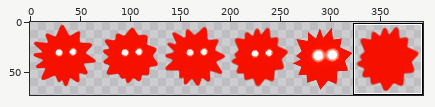
Two states of a sprite sheet, core/assets/virus.png. Above: a wide view before the commit, with the close-up outlined.
Close-up. Earlier state:
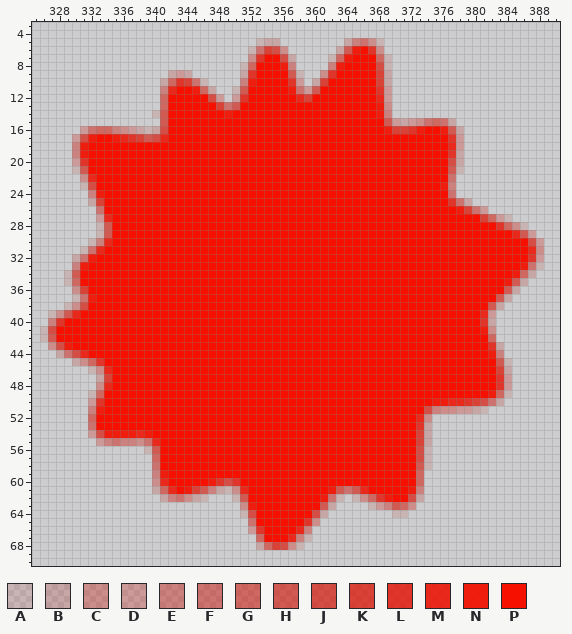
The file is 394x73 pixels. Pixels under 10% opacity are left out. Colours within 5 levels of each other are drawn and written as one. Shown: x 325..390, y 3..70. The wide view leaves out empty margins. The commit also changed other parts of the picture, which this record leaves out.
Palette (. is transparent): A #ad0f0022  B #af0a0033  C #c60f0055  D #c70f0044  E #c80f0066  F #ce0d0077  G #d00f0088  H #d40d0099  J #d70e00aa  K #dc0f00bb  L #e50f00cc  M #ed1000dd  N #f11000ee  P #f61000
Pixels before (only the part around the change), first column x 325:
 3 ..................................................................
 4 ..................................................................
 5 ............................ABB........BEFCA......................
 6 ...........................AFKJC......BHNPLC......................
 7 ...........................CLPPJB....AGNPPPGA.....................
 8 ..........................AGPPPNE....ENPPPPJA.....................
 9 .................BDB......BLPPPPHA..CLPPPPPKB.....................
10 ................BGLKFA....ENPPPPLD.BKPPPPPPKB.....................
11 ................EMPPNGB..AHPPPPPNFDHPPPPPPPLD.....................
12 ................GPPPPPJD.DLPPPPPPMKPPPPPPPPMD.....................
13 ................GPPPPPPKFHPPPPPPPPPPPPPPPPPNC.....................
14 ...............AHPPPPPPPNPPPPPPPPPPPPPPPPPPNE.....................
15 ................HPPPPPPPPPPPPPPPPPPPPPPPPPPPHDBDCFGFB.............
16 ......DFGGECDBABJPPPPPPPPPPPPPPPPPPPPPPPPPPPNKKLNPPNHB............
17 .....DJNPPNMLKHJMPPPPPPPPPPPPPPPPPPPPPPPPPPPPPPPPPPPLD............
18 .....ENPPPPPPPPPPPPPPPPPPPPPPPPPPPPPPPPPPPPPPPPPPPPPMD............
19 .....ENPPPPPPPPPPPPPPPPPPPPPPPPPPPPPPPPPPPPPPPPPPPPPLB............
20 .....DLPPPPPPPPPPPPPPPPPPPPPPPPPPPPPPPPPPPPPPPPPPPPPJB............
21 .....AHPPPPPPPPPPPPPPPPPPPPPPPPPPPPPPPPPPPPPPPPPPPPPHA............
22 ......CMPPPPPPPPPPPPPPPPPPPPPPPPPPPPPPPPPPPPPPPPPPPPF.............
23 ......AJPPPPPPPPPPPPPPPPPPPPPPPPPPPPPPPPPPPPPPPPPPPNE.............
24 .......ENPPPPPPPPPPPPPPPPPPPPPPPPPPPPPPPPPPPPPPPPPPPF.............
25 .......BKPPPPPPPPPPPPPPPPPPPPPPPPPPPPPPPPPPPPPPPPPPPLFB...........
26 ........FPPPPPPPPPPPPPPPPPPPPPPPPPPPPPPPPPPPPPPPPPPPPNKFD.........
27 ........DMPPPPPPPPPPPPPPPPPPPPPPPPPPPPPPPPPPPPPPPPPPPPPPKGDA......
28 ........AHPPPPPPPPPPPPPPPPPPPPPPPPPPPPPPPPPPPPPPPPPPPPPPPPLGCA....
29 ........AHPPPPPPPPPPPPPPPPPPPPPPPPPPPPPPPPPPPPPPPPPPPPPPPPPPMHD...
30 .......AEMPPPPPPPPPPPPPPPPPPPPPPPPPPPPPPPPPPPPPPPPPPPPPPPPPPPPJD..
31 ......AFMPPPPPPPPPPPPPPPPPPPPPPPPPPPPPPPPPPPPPPPPPPPPPPPPPPPPPMC..
32 .....BFNPPPPPPPPPPPPPPPPPPPPPPPPPPPPPPPPPPPPPPPPPPPPPPPPPPPPPPLD..
33 .....ENPPPPPPPPPPPPPPPPPPPPPPPPPPPPPPPPPPPPPPPPPPPPPPPPPPPPPPNFA..
34 ....AHPPPPPPPPPPPPPPPPPPPPPPPPPPPPPPPPPPPPPPPPPPPPPPPPPPPPPPNGB...
35 ....AGPPPPPPPPPPPPPPPPPPPPPPPPPPPPPPPPPPPPPPPPPPPPPPPPPPPPPNHB....
36 .....CKPPPPPPPPPPPPPPPPPPPPPPPPPPPPPPPPPPPPPPPPPPPPPPPPPPPPHB.....
37 .....AFNPPPPPPPPPPPPPPPPPPPPPPPPPPPPPPPPPPPPPPPPPPPPPPPPPPHB......
38 ....ACJPPPPPPPPPPPPPPPPPPPPPPPPPPPPPPPPPPPPPPPPPPPPPPPPPPHB.......
39 ..ACHMPPPPPPPPPPPPPPPPPPPPPPPPPPPPPPPPPPPPPPPPPPPPPPPPPPMD........
40 ..ELPPPPPPPPPPPPPPPPPPPPPPPPPPPPPPPPPPPPPPPPPPPPPPPPPPPPLB........
41 .AJPPPPPPPPPPPPPPPPPPPPPPPPPPPPPPPPPPPPPPPPPPPPPPPPPPPPPNC........
42 .AHPPPPPPPPPPPPPPPPPPPPPPPPPPPPPPPPPPPPPPPPPPPPPPPPPPPPPPG........
43 ..CJNPPPPPPPPPPPPPPPPPPPPPPPPPPPPPPPPPPPPPPPPPPPPPPPPPPPPLB.......
44 ...BFJMPPPPPPPPPPPPPPPPPPPPPPPPPPPPPPPPPPPPPPPPPPPPPPPPPPNE.......
45 .....BCGLPPPPPPPPPPPPPPPPPPPPPPPPPPPPPPPPPPPPPPPPPPPPPPPPPHA......
46 .......ACMPPPPPPPPPPPPPPPPPPPPPPPPPPPPPPPPPPPPPPPPPPPPPPPPKB......
47 ........BKPPPPPPPPPPPPPPPPPPPPPPPPPPPPPPPPPPPPPPPPPPPPPPPPLD......
48 ........CMPPPPPPPPPPPPPPPPPPPPPPPPPPPPPPPPPPPPPPPPPPPPPPPPLD......
49 .......AGPPPPPPPPPPPPPPPPPPPPPPPPPPPPPPPPPPPPPPPPPPPPPPPPNGA......
50 .......DLPPPPPPPPPPPPPPPPPPPPPPPPPPPPPPPPPPPPPPPPPNNMMLKJFB.......
51 .......ENPPPPPPPPPPPPPPPPPPPPPPPPPPPPPPPPPPPPPPPPJECCDDBA.........
52 .......GPPPPPPPPPPPPPPPPPPPPPPPPPPPPPPPPPPPPPPPPMC................
53 .......FPPPPPPPPPPPPPPPPPPPPPPPPPPPPPPPPPPPPPPPPLB................
54 .......DJNNNNMNPPPPPPPPPPPPPPPPPPPPPPPPPPPPPPPPPKB................
55 ........DEFEECFMPPPPPPPPPPPPPPPPPPPPPPPPPPPPPPPPKB................
56 ..............AHPPPPPPPPPPPPPPPPPPPPPPPPPPPPPPPPJA................
57 ...............GPPPPPPPPPPPPPPPPPPPPPPPPPPPPPPPPJA................
58 ...............FPPPPPPPPPPPPPPPPPPPPPPPPPPPPPPPPHA................
59 ...............ENPPPPPPPPPPPPPPPPPPPPPPPPPPPPPPPG.................
60 ...............CMPPPPPNLJLPPPPPPPPPPPPPPPPPPPPPPG.................
61 ...............BGMPNKHEBACMPPPPPPPPPPNHFHMPPPPPNE.................
62 ................BEFCBA...AHPPPPPPPPPNFA.ACGLNPPJB.................
63 ..........................CNPPPPPPPPHB....ADEHGC..................
64 ..........................AJPPPPPPPJB........AA...................
65 ...........................FPPPPPPLC..............................
66 ...........................DLPPPPME...............................
67 ............................GPPPMEA...............................
68 ............................BGKJCA................................
69 ..................................................................
70 ..................................................................
Now the later version:
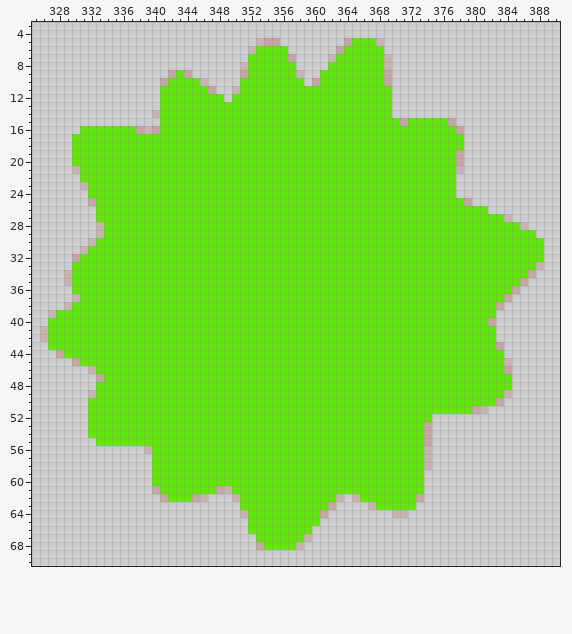
The exact change:
colour P: #f61000 -> #63e60c
Changed rows in their new state; - is a pixel that keeps its letter.
first column x 327:
 5 --------------------------------------PPP---------------------
 6 --------------------------PPPP-------PP-PP--------------------
 7 -------------------------PP--P------PP---P--------------------
 8 -------------------------P---PP----PP----P--------------------
 9 ----------------P--------P----P---PP-----P--------------------
10 ---------------PPPP-----PP----PP--P------P--------------------
11 --------------PP--PP----P-----PPPP-------PP-------------------
12 --------------P-----PP-PP------PP--------PP-------------------
13 --------------P------PPP-----------------PP-------------------
14 --------------P-------P------------------PP-------------------
15 --------------P---------------------------PP-PPPPP------------
16 ----PPPPPPP---P---------------------------PPPPP--PP-----------
17 ---PPP--PPPPPPP-----------------------------------PP----------
18 ---PP---------------------------------------------PP----------
19 ---PP---------------------------------------------P-----------
20 ---PP---------------------------------------------P-----------
21 ----P---------------------------------------------P-----------
22 ----PP--------------------------------------------P-----------
23 -----P-------------------------------------------PP-----------
24 -----PP-------------------------------------------P-----------
25 ------P-------------------------------------------PP----------
26 ------P--------------------------------------------PPPP-------
27 ------PP----------------------------------------------PPP-----
28 -------P------------------------------------------------PPP---
29 -------P--------------------------------------------------PPP-
30 ------PP----------------------------------------------------PP
31 -----PP-----------------------------------------------------PP
32 ----PP------------------------------------------------------PP
33 ---PP------------------------------------------------------PP-
34 ---P------------------------------------------------------PP--
35 ---P-----------------------------------------------------PP---
36 ---PP----------------------------------------------------P----
37 ----PP--------------------------------------------------P-----
38 ---PP--------------------------------------------------P------
39 -PPP--------------------------------------------------PP------
40 PP----------------------------------------------------P-------
41 P-----------------------------------------------------PP------
42 P------------------------------------------------------P------
43 PPP----------------------------------------------------P------
44 --PPP--------------------------------------------------PP-----
45 ----PPP-------------------------------------------------P-----
46 ------PP------------------------------------------------P-----
47 -------P------------------------------------------------PP----
48 ------PP------------------------------------------------PP----
49 ------P------------------------------------------------PP-----
50 -----PP-----------------------------------------PPPPPPPP------
51 -----PP----------------------------------------PPPPPP---------
52 -----P----------------------------------------PP--------------
53 -----P----------------------------------------P---------------
54 -----PPPPPPPP---------------------------------P---------------
55 ------PPPPPPPP--------------------------------P---------------
56 -------------P--------------------------------P---------------
57 -------------P--------------------------------P---------------
58 -------------P--------------------------------P---------------
59 -------------PP-------------------------------P---------------
60 -------------PP-----PPPP----------------------P---------------
61 --------------PP-PPPP--PP----------PPPPP-----PP---------------
62 ---------------PPP------P---------PP---PPPP--P----------------
63 ------------------------PP--------P------PPPPP----------------
64 -------------------------P-------P----------------------------
65 -------------------------P------PP----------------------------
66 -------------------------PP----PP-----------------------------
67 --------------------------P---PP------------------------------
68 ---------------------------PPPP-------------------------------
